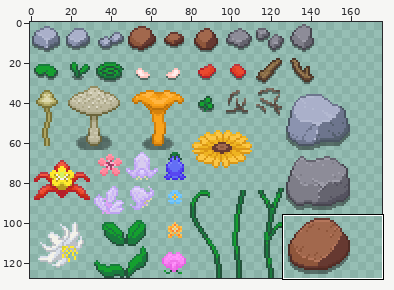
Two states of a sprite sheet, Images/ground-bits.png. The first picture is a wide view before the edit; the outline marks the close-up.
Close-up. First the earlier version:
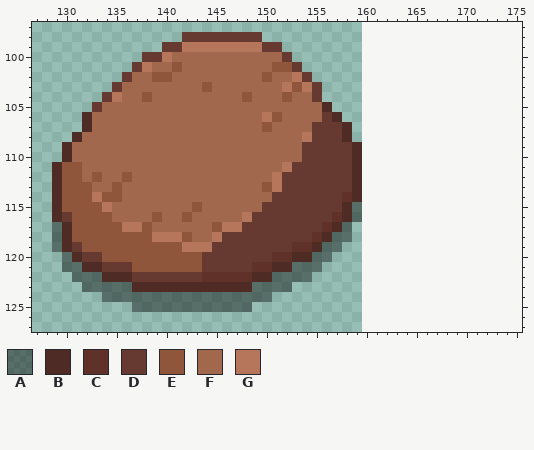
The file is 160x128 pixels. Colours within 5 levels of each other are drawn and written as one. Shown: x 127..175, y 97..127. The old version is drawn lined up with the new one, on the new canvas. The commit also changed other parts of the picture, which this record leaves out.
Palette (. is transparent): A #0000006a  B #4e2b24  C #5f3129  D #663931  E #8f563b  F #a2684d  G #b5765b
Pixels before, first column x 129:
 98 .............DDDDDDDD..........
 99 ...........DDGGGGGGGGDD........
100 .........DDGFFFFFFFFFFFD.......
101 ........DGFFEFFFFFFFFFEED......
102 .......DFFEEFFFFFFFFFEFFGD.....
103 ......DFFFFFFFFEFFFFFFFGEGD....
104 .....DGFFEFFFFFFFFFEFFFEFFD....
105 ....DFFFFFFFFFFFFFFFFFFFFFFB...
106 ...BFFFFFFFFFFFFFFFFFGEFFFFDB..
107 ...BFFFFFFFFFFFFFFFFFEFFFFDDDB.
108 ..BFFFFFFFFFFFFFFFFFFFFFFGDDDB.
109 .BFFFFFFFFFFFFFFFFFFFFFFFDDDDDB
110 .BFFFFFFFFFFFFFFFFFFFFFFFDDDDDB
111 BEEFFFFFFFFFFFFFFFFFFFFGDDDDDDB
112 BEEFEFFEFFFFFFFFFFFFFFGDDDDDDDB
113 BEEEFFEFFFFFFFFFFFFFFEGDDDDDDDB
114 BEEEGEEFFFFFFFFFFFFFFFDDDDDDDCB
115 BEEEEGFFFFFFFFEFFFFFFDDDDDDDDBA
116 BDEEEEFFFFEFFEFFFFFGDDDDDDDDCBA
117 ABEEEEEGGEFFFFFFEGGDDDDDDDDCBA.
118 ABEEEEEEEEGGGEFFGDDDDDDDDDCBAA.
119 ABDEEEEEEEEEEGGGDDDDDDDDCCBAA..
120 .ABDDEEEEEEEEEEDDDDDDDCCBBAA...
121 .AABBDDDEEEEEEEDDDDDCCBBAAA....
122 ..AAABBBDDDDDDDCCCCCBBAAAA.....
123 ...AAAAABBBBBBBBBBBBAAAA.......
124 .....AAAAAAAAAAAAAAAAA.........
125 ........AAAAAAAAAAAA...........
After:
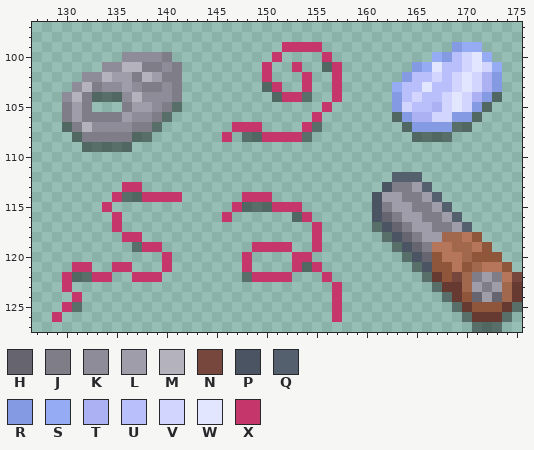
Colours new in this view: H #65646f  J #7e7d88  K #8d8c98  L #9e9da9  M #b3b2bd  N #77463d  P #4a5462  Q #55606f  R #849be4  S #95abf3  T #abb1f3  U #b9bffb  V #d2d6ff  W #e3e6ff  X #c5376a
Difference:
canvas 160x128 -> 176x128
y 98: x 142..149 DDDDDDDD -> ........
y 99: x 140..155 DDGGGGGGGGDD.... -> ............XXXX; x 169..171 ... -> RSS
y 100: x 136..152 ..DDGFFFFFFFFFFFD -> KKKKJ..........X.; x 156 . -> X; x 167..172 ...... -> SRUVWS
y 101: x 134..153 ...DGFFEFFFFFFFFFEED -> KKMMJJKJ........X..X; x 156..157 .. -> AX; x 165..173 ......... -> RSWUUVWVS
y 102: x 132..154 ....DFFEEFFFFFFFFFEFFGD -> KKMLLJMLJJ........X...X; x 157 . -> X; x 164..173 .......... -> RUUVUVWVTR
y 103: x 131..155 ....DFFFFFFFFEFFFFFFFGEGD -> KMJKKLKJJKJ........AX..X.; x 157 . -> X; x 163..173 ........... -> SUUWUUVWVTR
y 104: x 130..155 ....DGFFEFFFFFFFFFEFFFEFFD -> KMJAAAKMKKKJ.........AXXA.; x 157 . -> X; x 163..173 ........... -> RUVUUVWVTRA
y 105: x 130..156 ...DFFFFFFFFFFFFFFFFFFFFFFB -> JLJ...JLLKJA..............X; x 163..172 .......... -> RVUUTVWVRA
y 106: x 130..157 ..BFFFFFFFFFFFFFFFFFGEFFFFDB -> JLJJJJLKKJA..............X..; x 163..171 ......... -> ARTTVVRRA
y 107: x 130..158 ..BFFFFFFFFFFFFFFFFFEFFFFDDDB -> AJMKKKKJJA.......XXX....XA...; x 164..170 ....... -> ARRRRAA
y 108: x 131..158 BFFFFFFFFFFFFFFFFFFFFFFGDDDB -> AJJJJJAA.......X.AAXXXXA....; x 165..168 .... -> AAAA
y 109: x 130..159 BFFFFFFFFFFFFFFFFFFFFFFFDDDDDB -> ..AAAAA.......................
y 110: x 130..159 BFFFFFFFFFFFFFFFFFFFFFFFDDDDDB -> ..............................
y 111: x 129..159 BEEFFFFFFFFFFFFFFFFFFFFGDDDDDDB -> ...............................
y 112: x 129..159 BEEFEFFEFFFFFFFFFFFFFFGDDDDDDDB -> ...............................; x 163..165 ... -> QQQ
y 113: x 129..159 BEEEFFEFFFFFFFFFFFFFFEGDDDDDDDB -> .......XX......................; x 162..166 ..... -> PJJLQ
y 114: x 129..159 BEEEGEEFFFFFFFFFFFFFFFDDDDDDDCB -> ......XAAXXXX......XXX.........; x 161..167 ....... -> PLLJJLQ
y 115: x 129..159 BEEEEGFFFFFFFFEFFFFFFDDDDDDDDBA -> .....X............XAAAXXX......; x 161..168 ........ -> PJLLJJLQ
y 116: x 129..159 BDEEEEFFFFEFFEFFFFFGDDDDDDDDCBA -> ......X..........X......AX.....; x 161..169 ......... -> PHJLLJJLQ
y 117: x 129..158 ABEEEEEGGEFFFFFFEGGDDDDDDDDCBA -> ......X...................X...; x 161..170 .......... -> APHJLLJJLQ
y 118: x 129..158 ABEEEEEEEEGGGEFFGDDDDDDDDDCBAA -> .......XX.................X...; x 162..171 .......... -> APHJLLFFGE
y 119: x 129..157 ABDEEEEEEEEEEGGGDDDDDDDDCCBAA -> ........AXX.........XXXX..X..; x 163..172 .......... -> APHJGGFFGE
y 120: x 130..156 ABDDEEEEEEEEEEDDDDDDDCCBBAA -> ..........X.......X....XX..; x 164..173 .......... -> APHEGGFEEE
y 121: x 130..153 AABBDDDEEEEEEEDDDDDCCBBA -> .XX..XX...X.......X....X; x 155 A -> X; x 165..174 .......... -> APEEGEFGGE
y 122: x 130 . -> X; x 133..154 ABBBDDDDDDDCCCCCBBAAAA -> XX..XXX........AXXXX..; x 156 . -> X; x 166..175 .......... -> ADENFJLJGN
y 123: x 130 . -> X; x 132..152 AAAAABBBBBBBBBBBBAAAA -> .....................; x 157 . -> X; x 167..175 ......... -> ADDFLJLFD
y 124: x 131 . -> X; x 134..150 AAAAAAAAAAAAAAAAA -> .................; x 157 . -> X; x 168..175 ........ -> ADEHLHFD
y 125: x 130..131 .. -> XA; x 137..148 AAAAAAAAAAAA -> ............; x 157 . -> X; x 169..175 ....... -> ADEEEDA
y 126: x 129 . -> X; x 157 . -> X; x 170..174 ..... -> ADDDA
y 127: x 171..173 ... -> AAA
Pixel boxes of the changes (left, top, right, bottom) in both close-ups:
changed: (52, 32, 522, 332)
